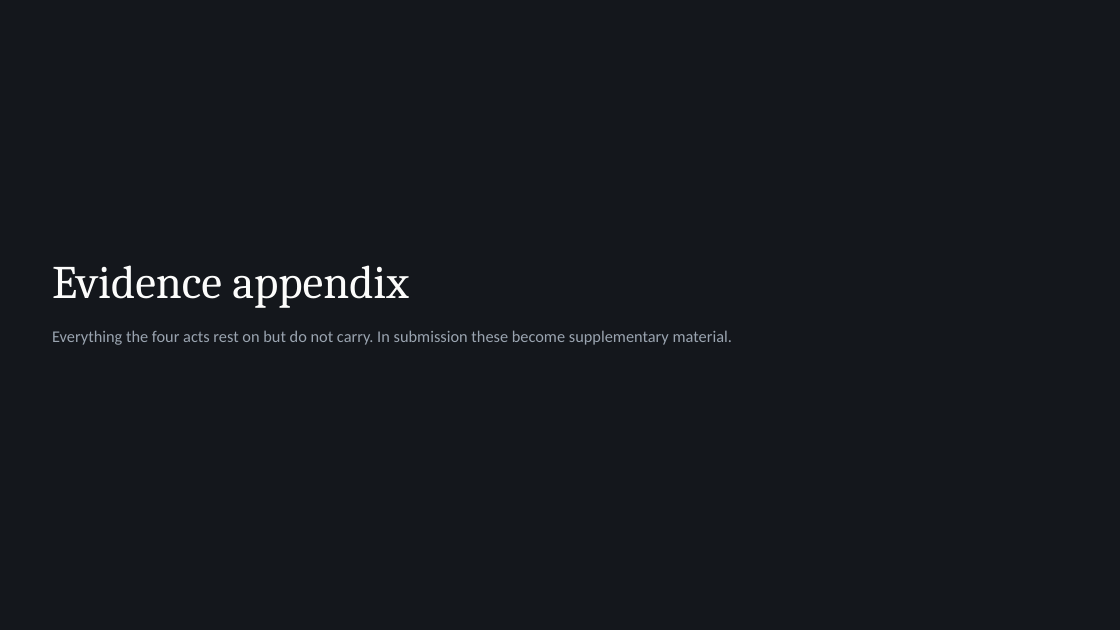
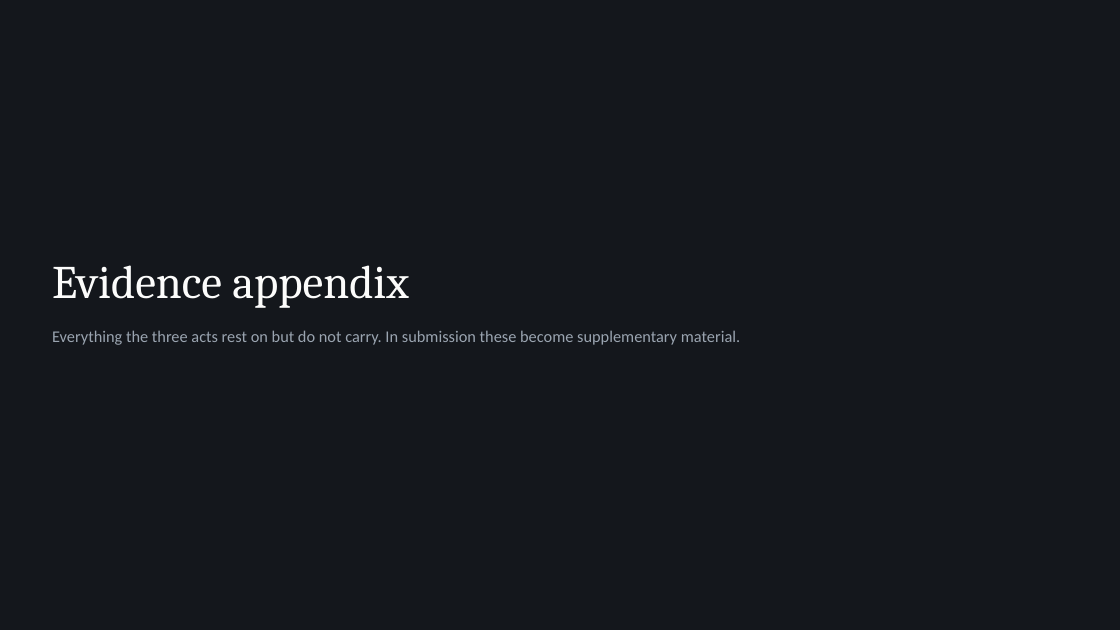
Before and after one commit to cwejnert/HDI-Happiness, a slide deck: slide 27 of deck/The_Education_Exception.pptx (slide 31 before the commit). Drawn at 1120x630 pixels with LibreOffice and Linux fonts; fonts in the diff are those of the drawing. Boxes give left, top, right and bottom in pixels: in the first picture for what was removed or moved away, otherwise in the second. Text is boxed around its words. In the diff, an @@ line names an element or a change of style, - is before the commit and + after.

```diff
--- a/deck/The_Education_Exception.pptx
+++ b/deck/The_Education_Exception.pptx
@@ text at (52,330,740,345): text changed @@
-Everything the four acts rest on but do not carry. In submission these become supplementary material.
+Everything the three acts rest on but do not carry. In submission these become supplementary material.
```
Also in this commit, not shown: 13 other slides changed, 3 slides removed, 4 other files.
